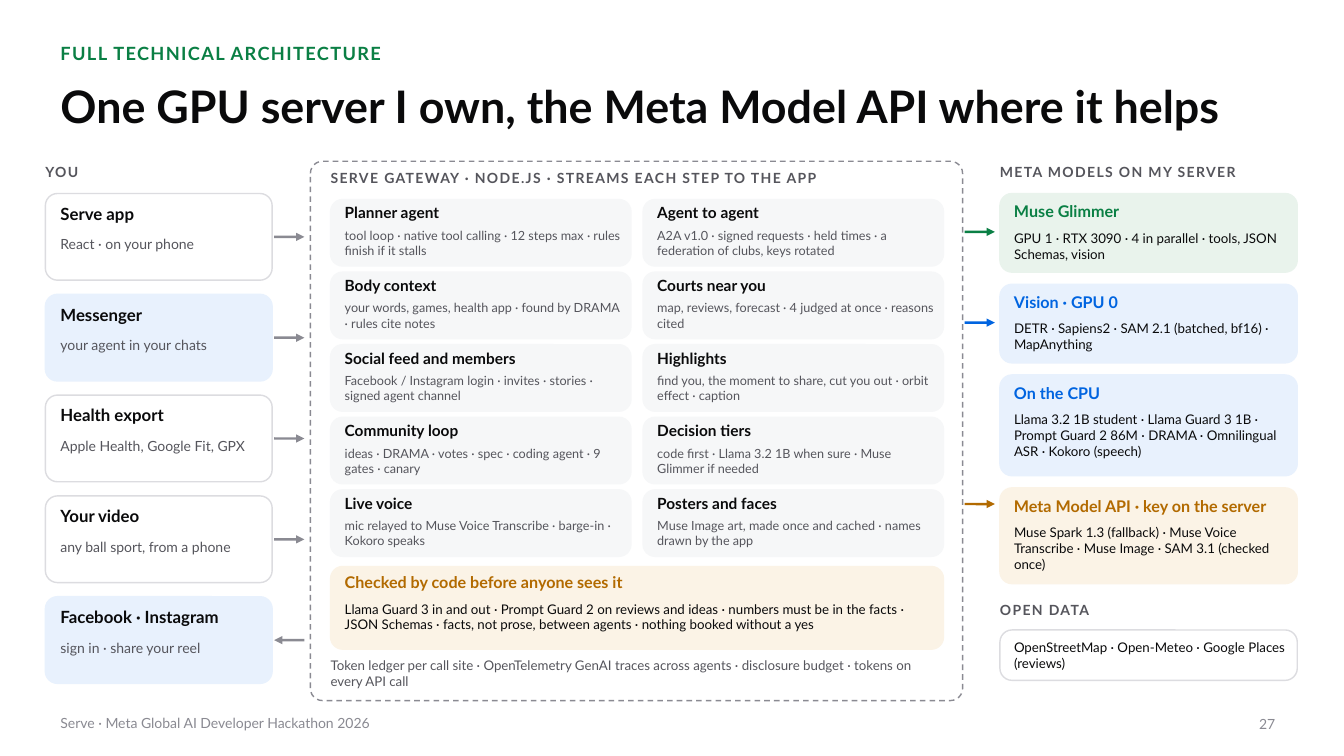
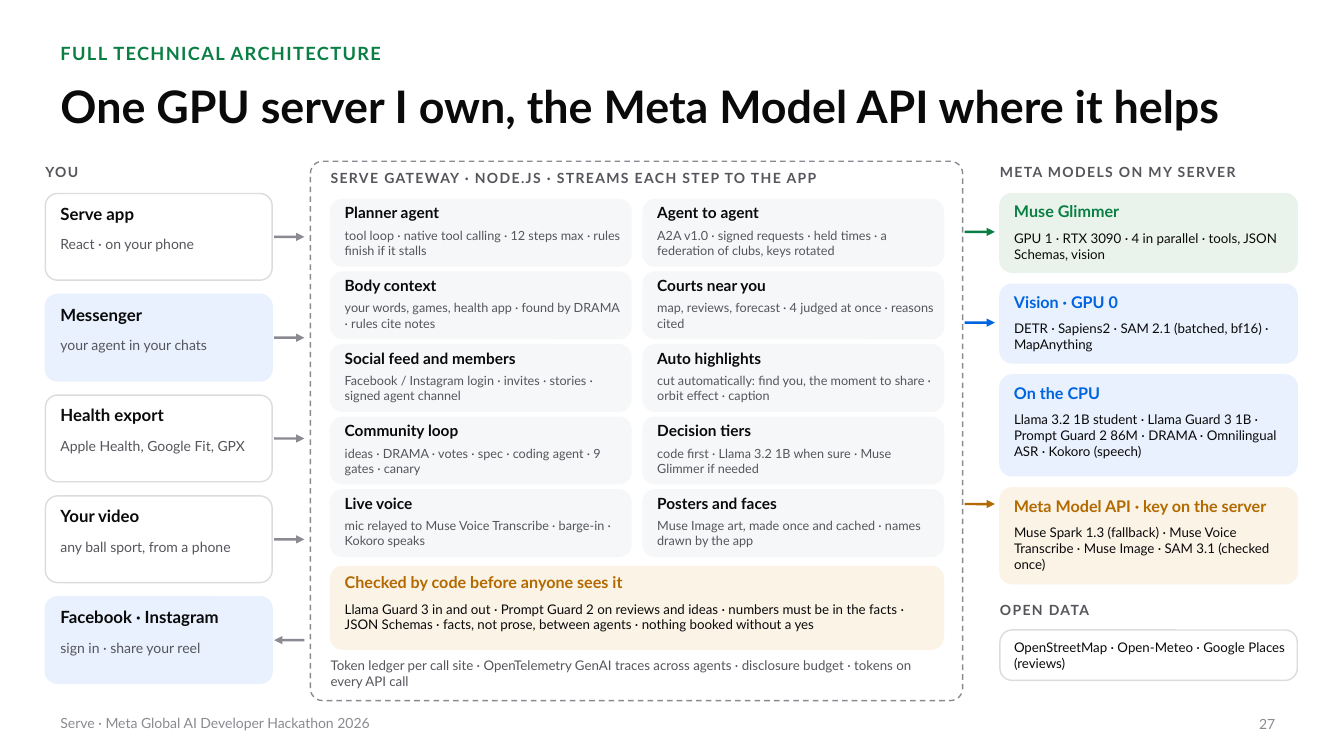
Before and after one commit to gino6178/serve-meta-hackathon, a slide deck: slide 27 of video/deck/Serve_Meta_deck.pptx. Drawn at 1344x756 pixels with LibreOffice and Linux fonts; fonts in the diff are those of the drawing. Boxes give left, top, right and bottom in pixels: in the first picture for what was removed or moved away, otherwise in the second. Text is boxed around its words. In the diff, an @@ line names an element or a change of style, - is before the commit and + after.

```diff
--- a/video/deck/Serve_Meta_deck.pptx
+++ b/video/deck/Serve_Meta_deck.pptx
@@ text at <box>657,352,761,367</box>: text changed @@
-Highlights
+Auto highlights
@@ text at <box>657,375,925,402</box>: text changed @@
-find you, the moment to share, cut you out · orbit effect · caption
+cut automatically: find you, the moment to share · orbit effect · caption
```
Also in this commit, not shown: 9 other slides changed, 4 other files.
